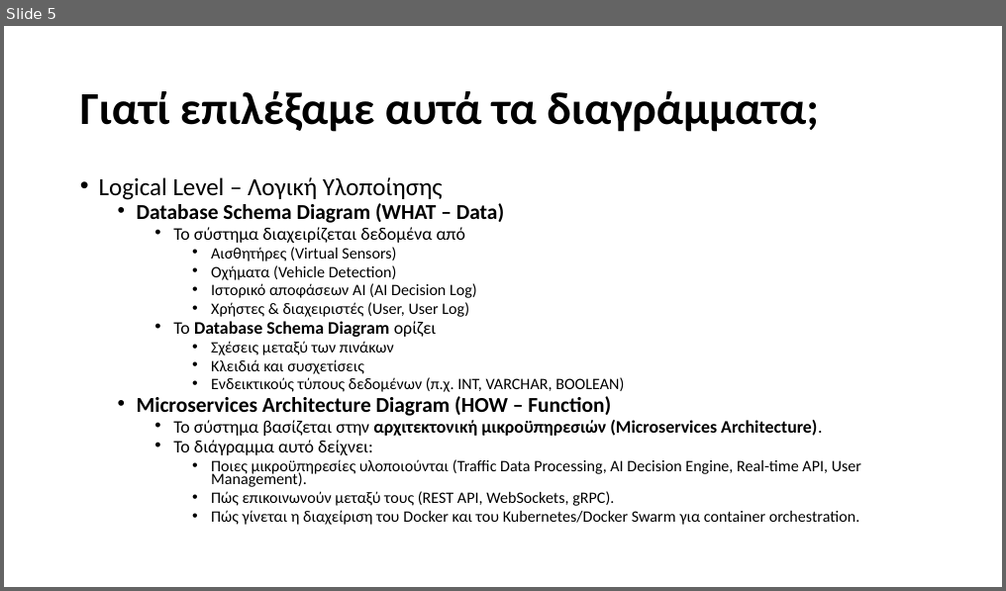
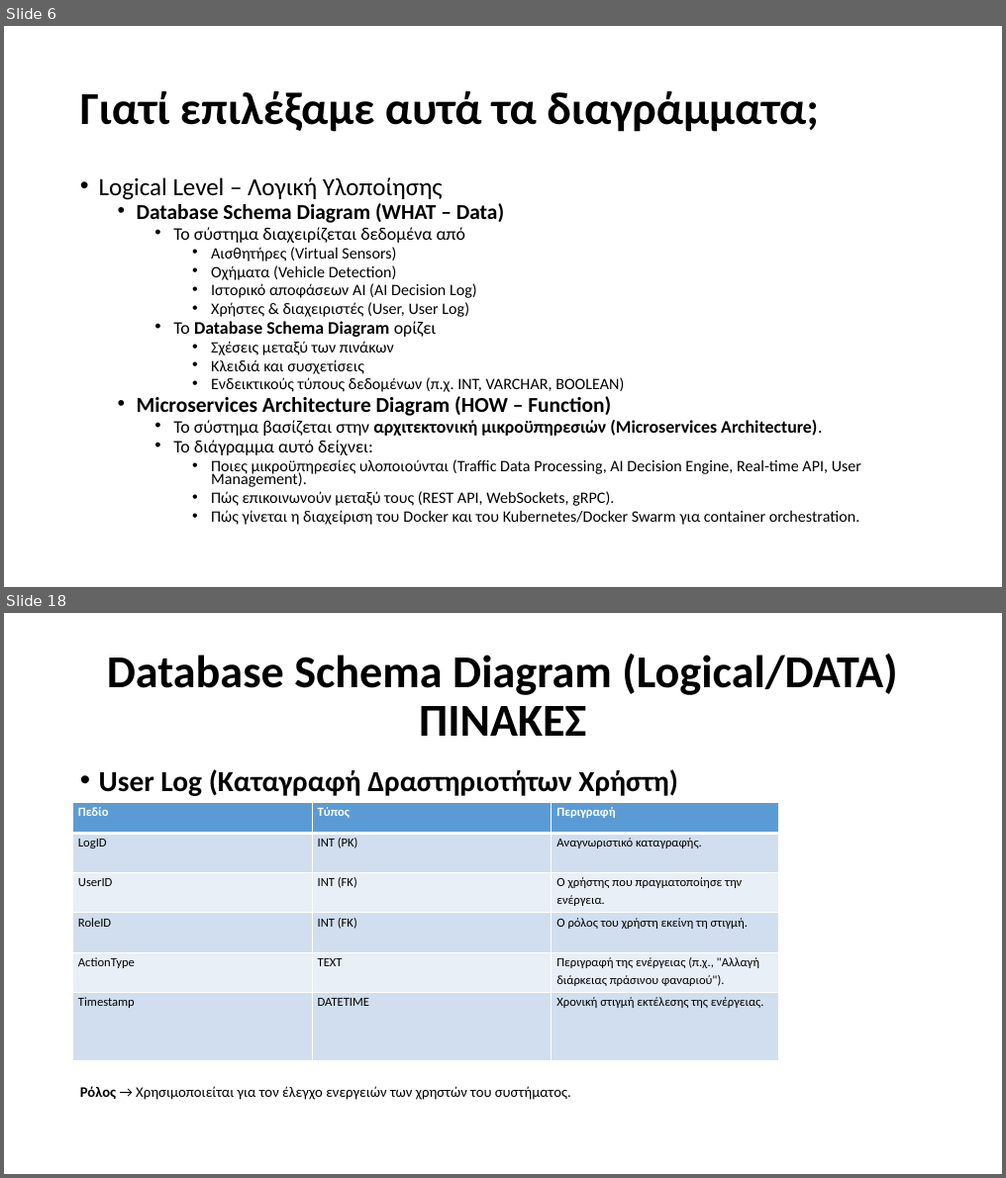
Before and after one commit to Ath21/STL_Drive, a slide deck: Presentation.pptx. Shown one above the other, each under a label of ours: slide 5 before the commit, slides 6 and 18 after it; the slides between them are not shown. The pictures are 1006x591 and 1006x1178 pixels, drawn with LibreOffice and Linux fonts; fonts in the diff are those of the drawing. Boxes give left, top, right and bottom in pixels: in the first picture for what was removed or moved away, otherwise in the second. Text is boxed around its words. In the diff, an @@ line names an element or a change of style, - is before the commit and + after.

```diff
--- a/Presentation.pptx
+++ b/Presentation.pptx
@@ slide 18 added at [4,613,1002,1174], background #FFFFFF @@
@@ title added at [107,654,897,736], 44 pt, text #000000, bold @@
+Database Schema Diagram (Logical/DATA)
+ΠΙΝΑΚΕΣ
@@ text added at [80,769,678,1100], 14 pt, text #000000 @@
+• User Log (Καταγραφή Δραστηριοτήτων Χρήστη)
+Ρόλος → Χρησιμοποιείται για τον έλεγχο ενεργειών των χρηστών του συστήματος.
@@ table added at [73,802,779,1060], 6 rows, 3 columns @@
+Πεδίο | Τύπος | Περιγραφή
+LogID | INT (PK) | Αναγνωριστικό καταγραφής.
+UserID | INT (FK) | Ο χρήστης που πραγματοποίησε την ενέργεια.
+RoleID | INT (FK) | Ο ρόλος του χρήστη εκείνη τη στιγμή.
+ActionType | TEXT | Περιγραφή της ενέργειας (π.χ., "Αλλαγή διάρκειας πράσινου φαναριού").
+Timestamp | DATETIME | Χρονική στιγμή εκτέλεσης της ενέργειας.
@@ what was slide 5 is now slide 6 @@
```
Also in this commit, not shown: 5 slides changed, 13 other slides added, 2 slides removed, 1 other file.
